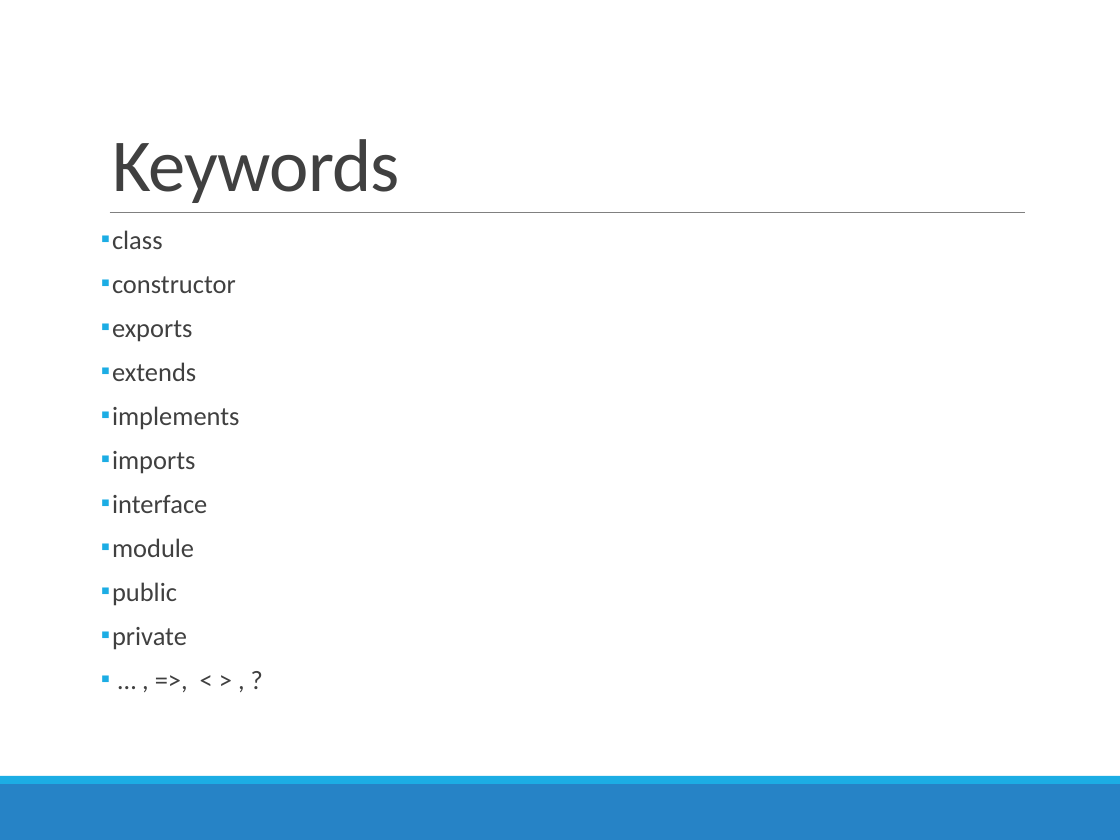
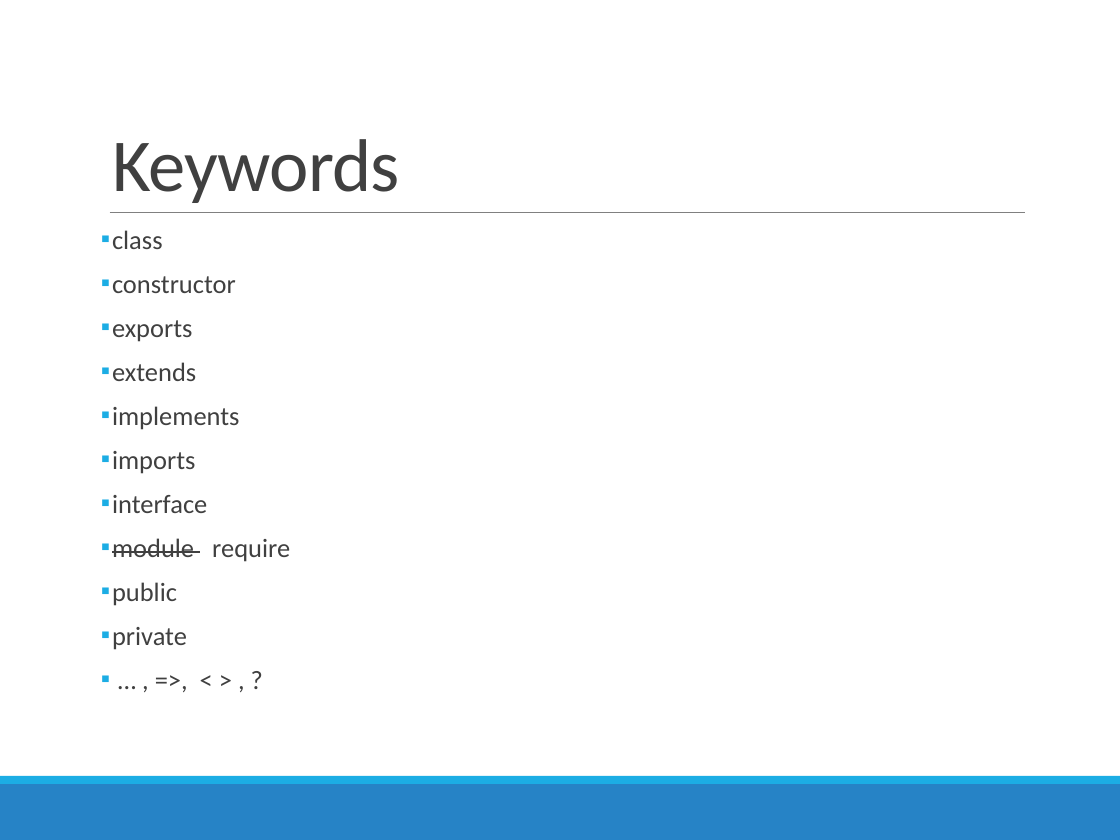
Before and after one commit to jacobladams/presentations, a slide deck: slide 17 of typescript/TypeScript - Beyond JavaScript.pptx. Drawn at 1120x840 pixels with LibreOffice and Linux fonts; fonts in the diff are those of the drawing. Boxes give left, top, right and bottom in pixels: in the first picture for what was removed or moved away, otherwise in the second. Text is boxed around its words. In the diff, an @@ line names an element or a change of style, - is before the commit and + after.

Commit message:
Fixed build errors from switching to TypeScript 0.9.1. Updated presentation with new keywords

```diff
--- a/typescript/TypeScript - Beyond JavaScript.pptx
+++ b/typescript/TypeScript - Beyond JavaScript.pptx
@@ text at [112,538,290,562]: text changed @@
-▪ module
+▪ module require
```
Also in this commit, not shown: 53 other files.
